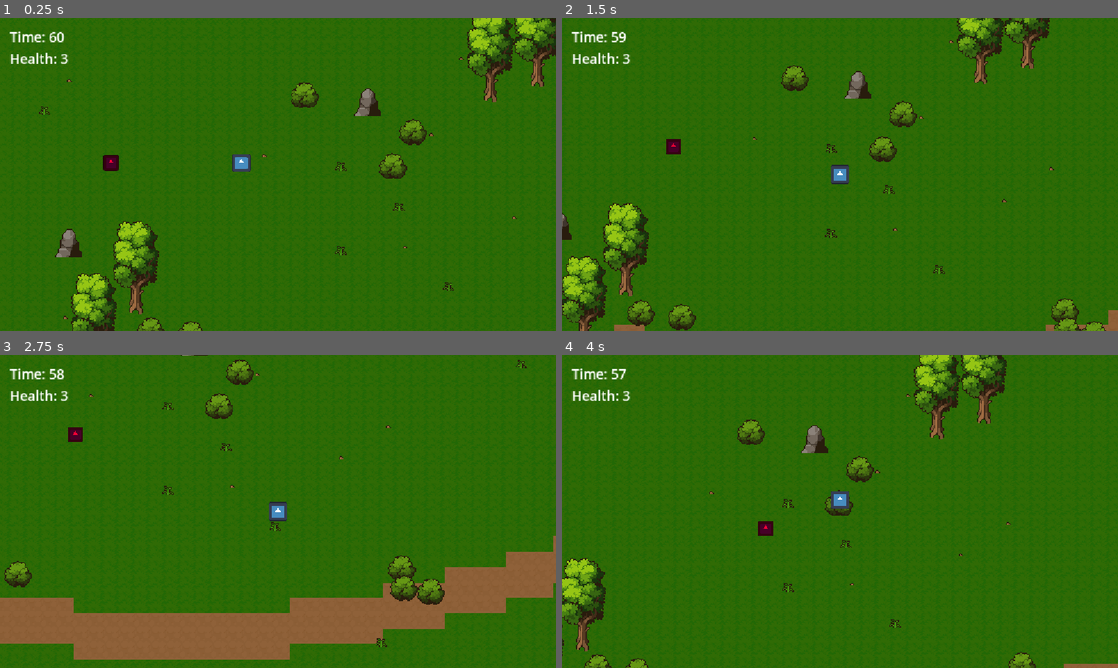
Above: before the commit, frames 1-4 (two rows, left to right).
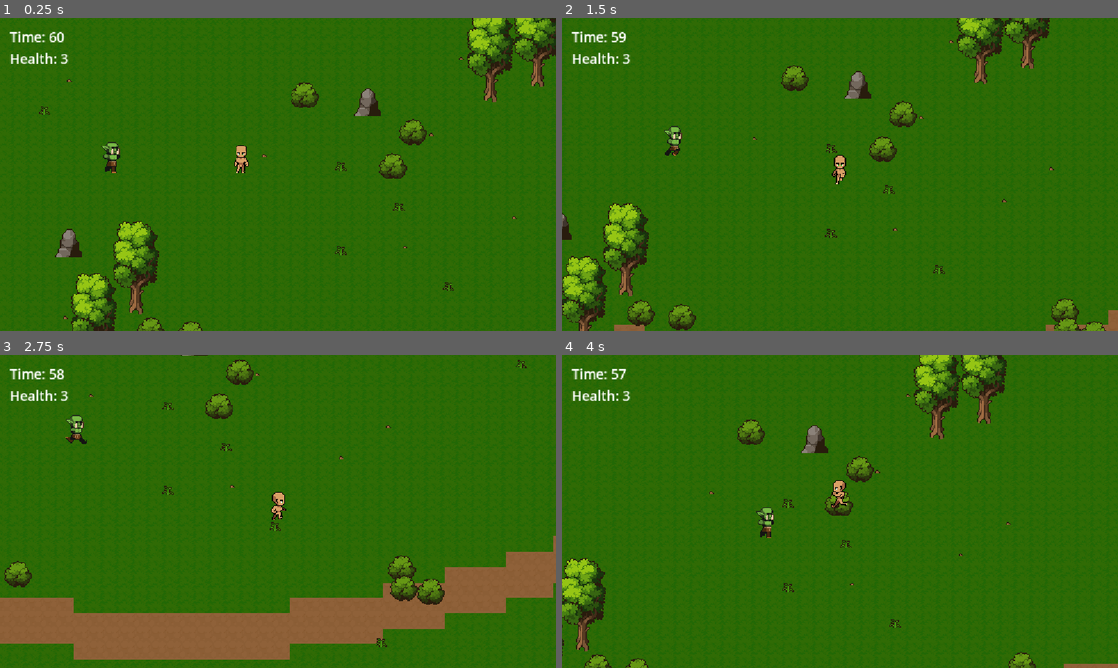
Above: after the commit, the same moments.

Repository: Tin0709/Last60Seconds
Game: Godot game, scene res://game.tscn
The game is run twice, just before and just after one commit, with the same random seed, the same clock (stepped at 60 frames per second) and the same inputs. The engine's default icon, where the game draws it, is replaced by a stand-in: a white triangle on a blue panel in a dark square.
Inputs:
- Up to frame 1 (0.25 s): no input
- Up to frame 2 (1.5 s): hold D (move_right) 0.53-1.28 s; hold S (move_down) from 1.28 s (still down)
- Up to frame 3 (2.75 s): release S (move_down) at 2.03 s; hold D (move_right) from 2.03 s (still down)
- Up to frame 4 (4 s): release D (move_right) at 2.78 s; hold W (move_up) 2.78-3.53 s; hold A (move_left) from 3.53 s (still down)

The runs differ from the first frame. In frame 1, 0.5% of the frame differs, in the area x 18-46%, y 39-50%; in frame 2, 0.5%; in frame 3, 0.5%, in the area x 11-52%, y 19-54%; in frame 4, 0.5%.

Commit message:
Add animated pixel art player and enemy visuals

Diff:
--- /dev/null
+++ b/character_animation.gd
@@ -0,0 +1,24 @@
+extends AnimatedSprite2D
+
+@export var directional: bool = true
+
+var facing: String = "down"
+
+func _ready() -> void:
+	if not directional:
+		facing = "side"
+	play("idle_" + facing)
+
+func _process(_delta: float) -> void:
+	var body: CharacterBody2D = get_parent()
+	var movement = body.get_real_velocity() if body.is_physics_processing() else Vector2.ZERO
+	var moving = movement.length_squared() > 1.0
+	if moving:
+		if not directional or absf(movement.x) > absf(movement.y):
+			facing = "side"
+			if absf(movement.x) > 1.0:
+				flip_h = movement.x < 0.0
+		else:
+			facing = "up" if movement.y < 0.0 else "down"
+			flip_h = false
+	play(("run_" if moving else "idle_") + facing)
--- /dev/null
+++ b/enemy_frames.tres
@@ -0,0 +1,48 @@
+[gd_resource type="SpriteFrames" format=3]
+
+[ext_resource type="Texture2D" path="res://assets/Pixel Crawler/Entities/Mobs/Orc Crew/Orc/Idle/Idle-Sheet.png" id="1"]
+[ext_resource type="Texture2D" path="res://assets/Pixel Crawler/Entities/Mobs/Orc Crew/Orc/Run/Run-Sheet.png" id="2"]
+
+[sub_resource type="AtlasTexture" id="idle_side_0"]
+atlas = ExtResource("1")
+region = Rect2(0, 0, 32, 32)
+
+[sub_resource type="AtlasTexture" id="idle_side_1"]
+atlas = ExtResource("1")
+region = Rect2(32, 0, 32, 32)
+
+[sub_resource type="AtlasTexture" id="idle_side_2"]
+atlas = ExtResource("1")
+region = Rect2(64, 0, 32, 32)
+
+[sub_resource type="AtlasTexture" id="idle_side_3"]
+atlas = ExtResource("1")
+region = Rect2(96, 0, 32, 32)
+
+[sub_resource type="AtlasTexture" id="run_side_0"]
+atlas = ExtResource("2")
+region = Rect2(16, 32, 32, 32)
+
+[sub_resource type="AtlasTexture" id="run_side_1"]
+atlas = ExtResource("2")
+region = Rect2(80, 32, 32, 32)
+
+[sub_resource type="AtlasTexture" id="run_side_2"]
+atlas = ExtResource("2")
+region = Rect2(144, 32, 32, 32)
+
+[sub_resource type="AtlasTexture" id="run_side_3"]
+atlas = ExtResource("2")
+region = Rect2(208, 32, 32, 32)
+
+[sub_resource type="AtlasTexture" id="run_side_4"]
+atlas = ExtResource("2")
+region = Rect2(272, 32, 32, 32)
+
+[sub_resource type="AtlasTexture" id="run_side_5"]
+atlas = ExtResource("2")
+region = Rect2(336, 32, 32, 32)
+
+[resource]
+animations = [{"frames": [{"duration": 1.0, "texture": SubResource("idle_side_0")}, {"duration": 1.0, "texture": SubResource("idle_side_1")}, {"duration": 1.0, "texture": SubResource("idle_side_2")}, {"duration": 1.0, "texture": SubResource("idle_side_3")}], "loop": true, "name": &"idle_side", "speed": 4.0},
+{"frames": [{"duration": 1.0, "texture": SubResource("run_side_0")}, {"duration": 1.0, "texture": SubResource("run_side_1")}, {"duration": 1.0, "texture": SubResource("run_side_2")}, {"duration": 1.0, "texture": SubResource("run_side_3")}, {"duration": 1.0, "texture": SubResource("run_side_4")}, {"duration": 1.0, "texture": SubResource("run_side_5")}], "loop": true, "name": &"run_side", "speed": 8.0}]
--- a/game.tscn
+++ b/game.tscn
@@ -1,7 +1,9 @@
 [gd_scene format=3 uid="uid://by3uecmo5nkt"]
 
 [ext_resource type="Script" uid="uid://b3wxohq16ktsi" path="res://player.gd" id="1_80nbo"]
-[ext_resource type="Texture2D" uid="uid://eq6dcm817lai" path="res://icon.svg" id="2_e2o6t"]
+[ext_resource type="SpriteFrames" path="res://player_frames.tres" id="2_player_frames"]
+[ext_resource type="SpriteFrames" path="res://enemy_frames.tres" id="6_enemy_frames"]
+[ext_resource type="Script" path="res://character_animation.gd" id="7_animation"]
 [ext_resource type="Script" uid="uid://da5k5o14fmhip" path="res://enemy.gd" id="3_feb5d"]
 [ext_resource type="Script" path="res://game.gd" id="4_countdown"]
 [ext_resource type="Script" path="res://world.gd" id="5_world"]
@@ -36,9 +38,13 @@
 position = Vector2(500, 300)
 script = ExtResource("1_80nbo")
 
-[node name="Sprite2D" type="Sprite2D" parent="Player" unique_id=457808464]
-scale = Vector2(0.3, 0.3)
-texture = ExtResource("2_e2o6t")
+[node name="AnimatedSprite2D" type="AnimatedSprite2D" parent="Player" unique_id=457808464]
+texture_filter = 1
+position = Vector2(0, -12)
+scale = Vector2(2, 2)
+sprite_frames = ExtResource("2_player_frames")
+animation = &"idle_down"
+script = ExtResource("7_animation")
 
 [node name="CollisionShape2D" type="CollisionShape2D" parent="Player" unique_id=2014221652]
 shape = SubResource("CircleShape2D_jpyye")
@@ -50,10 +56,14 @@
 position = Vector2(200, 300)
 script = ExtResource("3_feb5d")
 
-[node name="Sprite2D" type="Sprite2D" parent="Enemy" unique_id=2033608354]
-modulate = Color(0.9906227, 0, 0.21160582, 1)
-scale = Vector2(0.25, 0.25)
-texture = ExtResource("2_e2o6t")
+[node name="AnimatedSprite2D" type="AnimatedSprite2D" parent="Enemy" unique_id=2033608354]
+texture_filter = 1
+position = Vector2(0, -12)
+scale = Vector2(2, 2)
+sprite_frames = ExtResource("6_enemy_frames")
+animation = &"idle_side"
+script = ExtResource("7_animation")
+directional = false
 
 [node name="CollisionShape2D" type="CollisionShape2D" parent="Enemy" unique_id=1254806273]
 shape = SubResource("CircleShape2D_orua6")
--- /dev/null
+++ b/player_frames.tres
@@ -0,0 +1,136 @@
+[gd_resource type="SpriteFrames" format=3]
+
+[ext_resource type="Texture2D" path="res://assets/Pixel Crawler/Entities/Characters/Body_A/Animations/Idle_Base/Idle_Down-Sheet.png" id="1"]
+[ext_resource type="Texture2D" path="res://assets/Pixel Crawler/Entities/Characters/Body_A/Animations/Idle_Base/Idle_Up-Sheet.png" id="2"]
+[ext_resource type="Texture2D" path="res://assets/Pixel Crawler/Entities/Characters/Body_A/Animations/Idle_Base/Idle_Side-Sheet.png" id="3"]
+[ext_resource type="Texture2D" path="res://assets/Pixel Crawler/Entities/Characters/Body_A/Animations/Run_Base/Run_Down-Sheet.png" id="4"]
+[ext_resource type="Texture2D" path="res://assets/Pixel Crawler/Entities/Characters/Body_A/Animations/Run_Base/Run_Up-Sheet.png" id="5"]
+[ext_resource type="Texture2D" path="res://assets/Pixel Crawler/Entities/Characters/Body_A/Animations/Run_Base/Run_Side-Sheet.png" id="6"]
+
+[sub_resource type="AtlasTexture" id="idle_down_0"]
+atlas = ExtResource("1")
+region = Rect2(16, 16, 32, 32)
+
+[sub_resource type="AtlasTexture" id="idle_down_1"]
+atlas = ExtResource("1")
+region = Rect2(80, 16, 32, 32)
+
+[sub_resource type="AtlasTexture" id="idle_down_2"]
+atlas = ExtResource("1")
+region = Rect2(144, 16, 32, 32)
+
+[sub_resource type="AtlasTexture" id="idle_down_3"]
+atlas = ExtResource("1")
+region = Rect2(208, 16, 32, 32)
+
+[sub_resource type="AtlasTexture" id="idle_up_0"]
+atlas = ExtResource("2")
+region = Rect2(16, 16, 32, 32)
+
+[sub_resource type="AtlasTexture" id="idle_up_1"]
+atlas = ExtResource("2")
+region = Rect2(80, 16, 32, 32)
+
+[sub_resource type="AtlasTexture" id="idle_up_2"]
+atlas = ExtResource("2")
+region = Rect2(144, 16, 32, 32)
+
+[sub_resource type="AtlasTexture" id="idle_up_3"]
+atlas = ExtResource("2")
+region = Rect2(208, 16, 32, 32)
+
+[sub_resource type="AtlasTexture" id="idle_side_0"]
+atlas = ExtResource("3")
+region = Rect2(16, 16, 32, 32)
+
+[sub_resource type="AtlasTexture" id="idle_side_1"]
+atlas = ExtResource("3")
+region = Rect2(80, 16, 32, 32)
+
+[sub_resource type="AtlasTexture" id="idle_side_2"]
+atlas = ExtResource("3")
+region = Rect2(144, 16, 32, 32)
+
+[sub_resource type="AtlasTexture" id="idle_side_3"]
+atlas = ExtResource("3")
+region = Rect2(208, 16, 32, 32)
+
+[sub_resource type="AtlasTexture" id="run_down_0"]
+atlas = ExtResource("4")
+region = Rect2(16, 16, 32, 32)
+
+[sub_resource type="AtlasTexture" id="run_down_1"]
+atlas = ExtResource("4")
+region = Rect2(80, 16, 32, 32)
+
+[sub_resource type="AtlasTexture" id="run_down_2"]
+atlas = ExtResource("4")
+region = Rect2(144, 16, 32, 32)
+
+[sub_resource type="AtlasTexture" id="run_down_3"]
+atlas = ExtResource("4")
+region = Rect2(208, 16, 32, 32)
+
+[sub_resource type="AtlasTexture" id="run_down_4"]
+atlas = ExtResource("4")
+region = Rect2(272, 16, 32, 32)
+
+[sub_resource type="AtlasTexture" id="run_down_5"]
+atlas = ExtResource("4")
+region = Rect2(336, 16, 32, 32)
+
+[sub_resource type="AtlasTexture" id="run_up_0"]
+atlas = ExtResource("5")
+region = Rect2(16, 16, 32, 32)
+
+[sub_resource type="AtlasTexture" id="run_up_1"]
+atlas = ExtResource("5")
+region = Rect2(80, 16, 32, 32)
+
+[sub_resource type="AtlasTexture" id="run_up_2"]
+atlas = ExtResource("5")
+region = Rect2(144, 16, 32, 32)
+
+[sub_resource type="AtlasTexture" id="run_up_3"]
+atlas = ExtResource("5")
+region = Rect2(208, 16, 32, 32)
+
+[sub_resource type="AtlasTexture" id="run_up_4"]
+atlas = ExtResource("5")
+region = Rect2(272, 16, 32, 32)
+
+[sub_resource type="AtlasTexture" id="run_up_5"]
+atlas = ExtResource("5")
+region = Rect2(336, 16, 32, 32)
+
+[sub_resource type="AtlasTexture" id="run_side_0"]
+atlas = ExtResource("6")
+region = Rect2(16, 16, 32, 32)
+
+[sub_resource type="AtlasTexture" id="run_side_1"]
+atlas = ExtResource("6")
+region = Rect2(80, 16, 32, 32)
+
+[sub_resource type="AtlasTexture" id="run_side_2"]
+atlas = ExtResource("6")
+region = Rect2(144, 16, 32, 32)
+
+[sub_resource type="AtlasTexture" id="run_side_3"]
+atlas = ExtResource("6")
+region = Rect2(208, 16, 32, 32)
+
+[sub_resource type="AtlasTexture" id="run_side_4"]
+atlas = ExtResource("6")
+region = Rect2(272, 16, 32, 32)
+
+[sub_resource type="AtlasTexture" id="run_side_5"]
+atlas = ExtResource("6")
+region = Rect2(336, 16, 32, 32)
+
+[resource]
+animations = [{"frames": [{"duration": 1.0, "texture": SubResource("idle_down_0")}, {"duration": 1.0, "texture": SubResource("idle_down_1")}, {"duration": 1.0, "texture": SubResource("idle_down_2")}, {"duration": 1.0, "texture": SubResource("idle_down_3")}], "loop": true, "name": &"idle_down", "speed": 4.0},
+{"frames": [{"duration": 1.0, "texture": SubResource("idle_up_0")}, {"duration": 1.0, "texture": SubResource("idle_up_1")}, {"duration": 1.0, "texture": SubResource("idle_up_2")}, {"duration": 1.0, "texture": SubResource("idle_up_3")}], "loop": true, "name": &"idle_up", "speed": 4.0},
+{"frames": [{"duration": 1.0, "texture": SubResource("idle_side_0")}, {"duration": 1.0, "texture": SubResource("idle_side_1")}, {"duration": 1.0, "texture": SubResource("idle_side_2")}, {"duration": 1.0, "texture": SubResource("idle_side_3")}], "loop": true, "name": &"idle_side", "speed": 4.0},
+{"frames": [{"duration": 1.0, "texture": SubResource("run_down_0")}, {"duration": 1.0, "texture": SubResource("run_down_1")}, {"duration": 1.0, "texture": SubResource("run_down_2")}, {"duration": 1.0, "texture": SubResource("run_down_3")}, {"duration": 1.0, "texture": SubResource("run_down_4")}, {"duration": 1.0, "texture": SubResource("run_down_5")}], "loop": true, "name": &"run_down", "speed": 8.0},
+{"frames": [{"duration": 1.0, "texture": SubResource("run_up_0")}, {"duration": 1.0, "texture": SubResource("run_up_1")}, {"duration": 1.0, "texture": SubResource("run_up_2")}, {"duration": 1.0, "texture": SubResource("run_up_3")}, {"duration": 1.0, "texture": SubResource("run_up_4")}, {"duration": 1.0, "texture": SubResource("run_up_5")}], "loop": true, "name": &"run_up", "speed": 8.0},
+{"frames": [{"duration": 1.0, "texture": SubResource("run_side_0")}, {"duration": 1.0, "texture": SubResource("run_side_1")}, {"duration": 1.0, "texture": SubResource("run_side_2")}, {"duration": 1.0, "texture": SubResource("run_side_3")}, {"duration": 1.0, "texture": SubResource("run_side_4")}, {"duration": 1.0, "texture": SubResource("run_side_5")}], "loop": true, "name": &"run_side", "speed": 8.0}]
Not shown, added: character_animation.gd.uid
